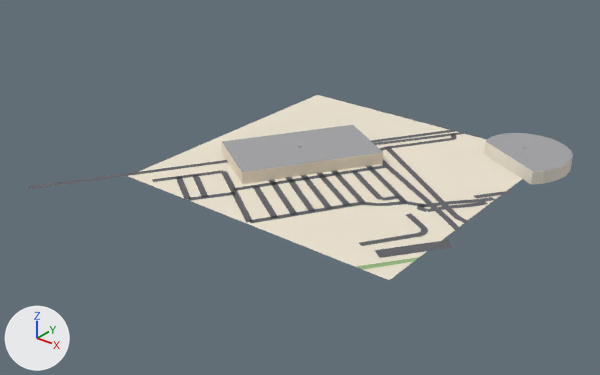
The glTF model output/dubai/tiles/tile_1_1_far.glb, before and after one commit.
Both versions are drawn from a 50 mm lens placed at (738.0, -888.0, 284.0), pointed at (360.0, -415.0, -9.0). Lighting does not change. The marker at lower left points along +X, +Y and +Z. The first picture is the older version. Vertices at exactly the same position are counted once.

Names of what the first picture shows: 'buildings_concrete_warm', 'buildings_roof', 'buildings_sandstone', 'nature_ground', 'roads_asphalt' and 1 more.
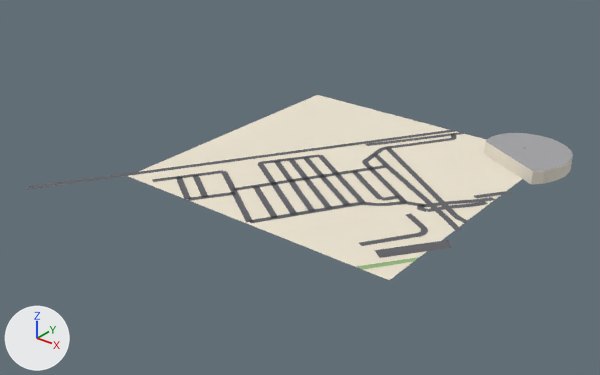
What differs and where, as boxes (x1, y1, x2, y2) in the pictures (600 x 375 px):
```json
{"object": "buildings_roof", "change": "reshaped", "before": [222, 125, 573, 172], "after": [486, 133, 573, 171], "on screen": "75% narrower, 19% shorter"}
{"object": "buildings_sandstone", "change": "deleted", "before": [222, 143, 383, 184], "on screen": "pale yellow"}
{"part": 1, "of": "me_buildings_roof", "change": "deleted", "before": [222, 125, 382, 172]}
```

The change, as JSON lines over the scene's bpy script:
```json
{"block": "me_buildings_roof", "where": "# used by ob_buildings_roof; location = (0.0, 0.0, 0.0)"}
{"op": "remove", "block": "me_buildings_roof", "code": "me_buildings_roof.from_pydata(...)  # 49 vertices, 49 faces; spans x 276.0..525.0, y -453.0..-239.0, z 10.0..13.0"}
{"op": "add", "block": "me_buildings_roof", "code": "me_buildings_roof.from_pydata(...)  # 37 vertices, 37 faces; spans x 452.0..525.0, y -312.0..-239.0, z 12.0..13.0"}
{"block": "me_buildings_roof", "change": "me_buildings_roof part 1: the loose piece of 4 vertices spanning x 276.0..396.0, y -453.0..-316.0, z 10.0 is deleted"}
{"block": "me_buildings_roof", "change": "other edits to the shape of me_buildings_roof do not show in these pictures"}
{"op": "remove", "block": "ob_buildings_sandstone", "code": ["ob_buildings_sandstone = bpy.data.objects.new('buildings_sandstone', me_buildings_sandstone)", "ob_buildings_sandstone.location = (0.0, 0.0, 0.0)"]}
```
